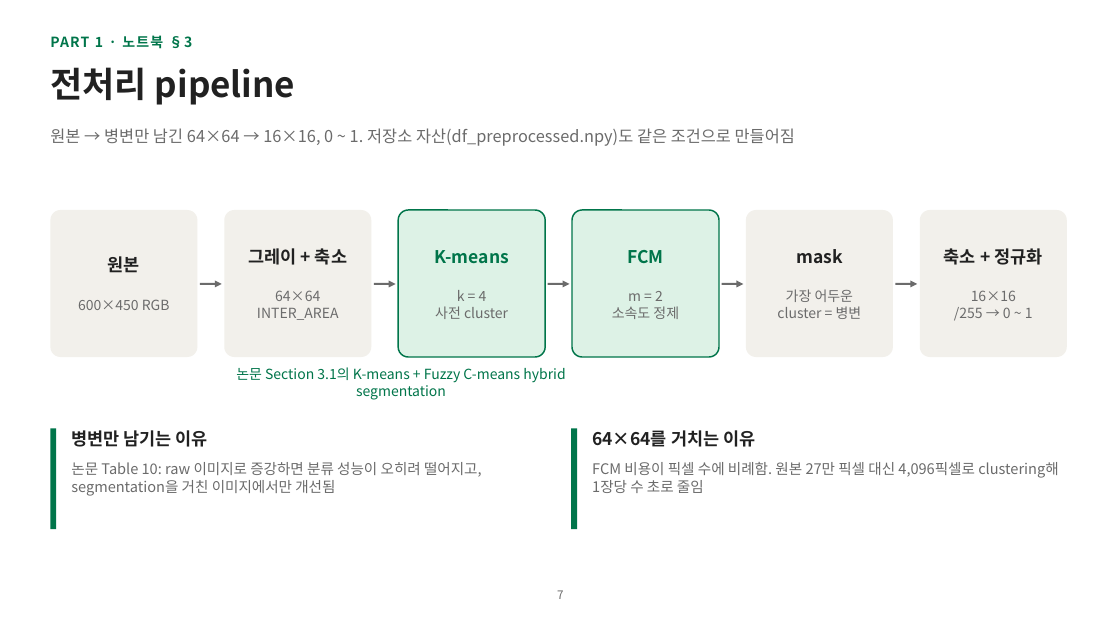
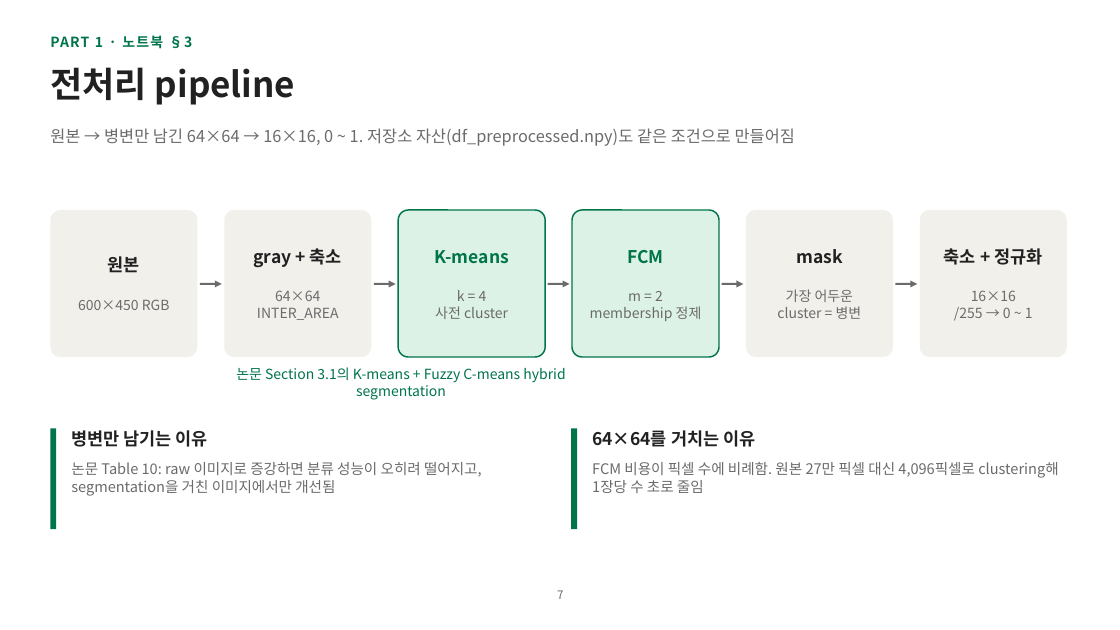
Before and after one commit to hyunhp/skin_disease_qml, a slide deck: slide 7 of practice/day2_slides/day2_practice_slides.pptx. Drawn at 1120x630 pixels with LibreOffice and Linux fonts; fonts in the diff are those of the drawing. Boxes give left, top, right and bottom in pixels: in the first picture for what was removed or moved away, otherwise in the second. Text is boxed around its words. In the diff, an @@ line names an element or a change of style, - is before the commit and + after.

```diff
--- a/practice/day2_slides/day2_practice_slides.pptx
+++ b/practice/day2_slides/day2_practice_slides.pptx
@@ text at bbox=[254, 248, 342, 268]: text changed @@
-그레이 + 축소
+gray + 축소
@@ text at bbox=[590, 306, 702, 321]: text changed @@
-소속도 정제
+membership 정제
```
Also in this commit, not shown: 11 other slides changed, 13 other files.
